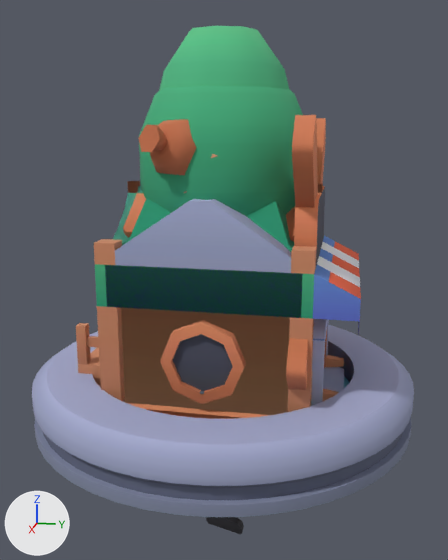
Two versions of the glTF model places/dress/park.glb, one commit apart.
Before and after are seen from a 50 mm camera at (3.12, 0.63, 1.51) aimed at (-0.03, 0.0, 0.72). Arrows for +X, +Y and +Z are at lower left; the lights stay in place. The older version comes first. Where no turn or scale is listed for an object, it has been applied to the vertices.

Objects in the first picture: 'blades', 'cart.002', 'fountain-round-detail.001', 'poles.001', 'ride-entrance.001', 'stall-drinks', 'stall-food', 'stall-green', 'stall-information', 'tree-large', 'windmill.001' and 2 more.
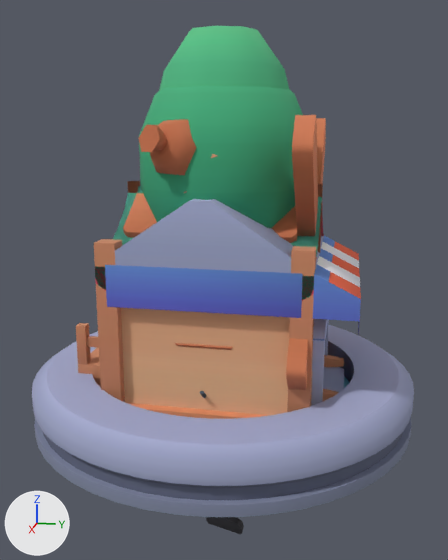
Changed parts and their boxes (x1, y1, x2, y2) in the pictures (448 x 560 px):
'ride-entrance.001', deleted: before (95, 186, 325, 419)

Patch to the scene script:
```diff
--- a/places/dress/park.glb.py
+++ b/places/dress/park.glb.py
@@ ob_ride_entrance_001 @@
-ob_ride_entrance_001 = bpy.data.objects.new('ride-entrance.001', me_ride_entrance)
-ob_ride_entrance_001.location = (0.0, 0.0, 0.75)
```
